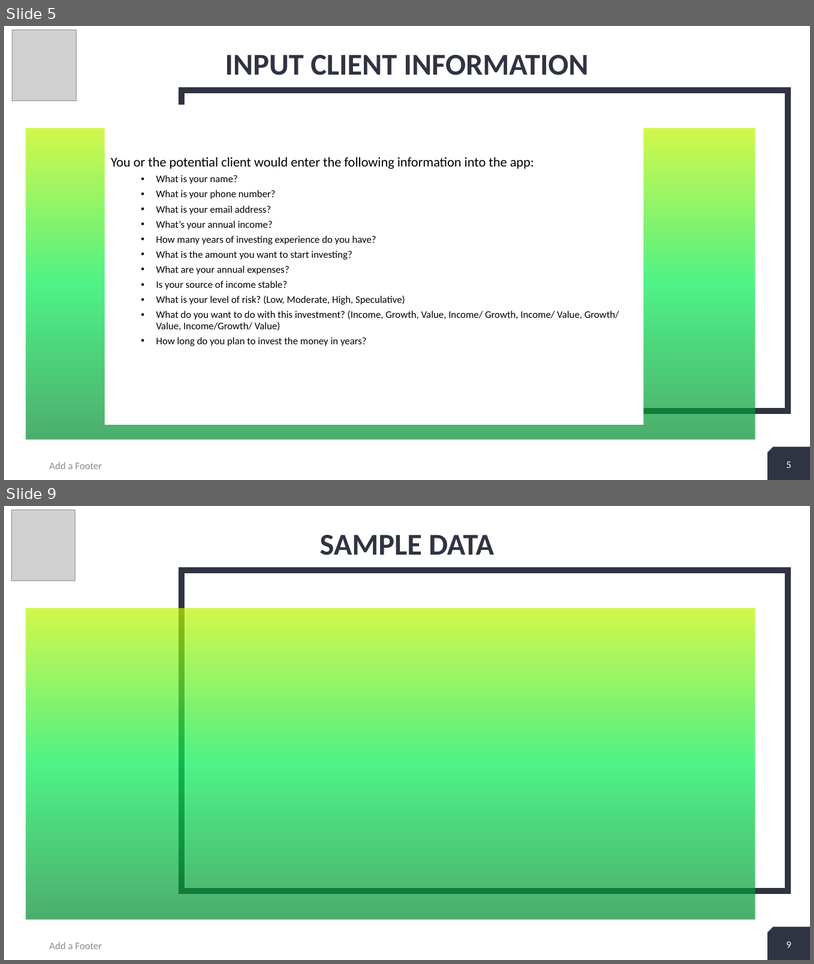
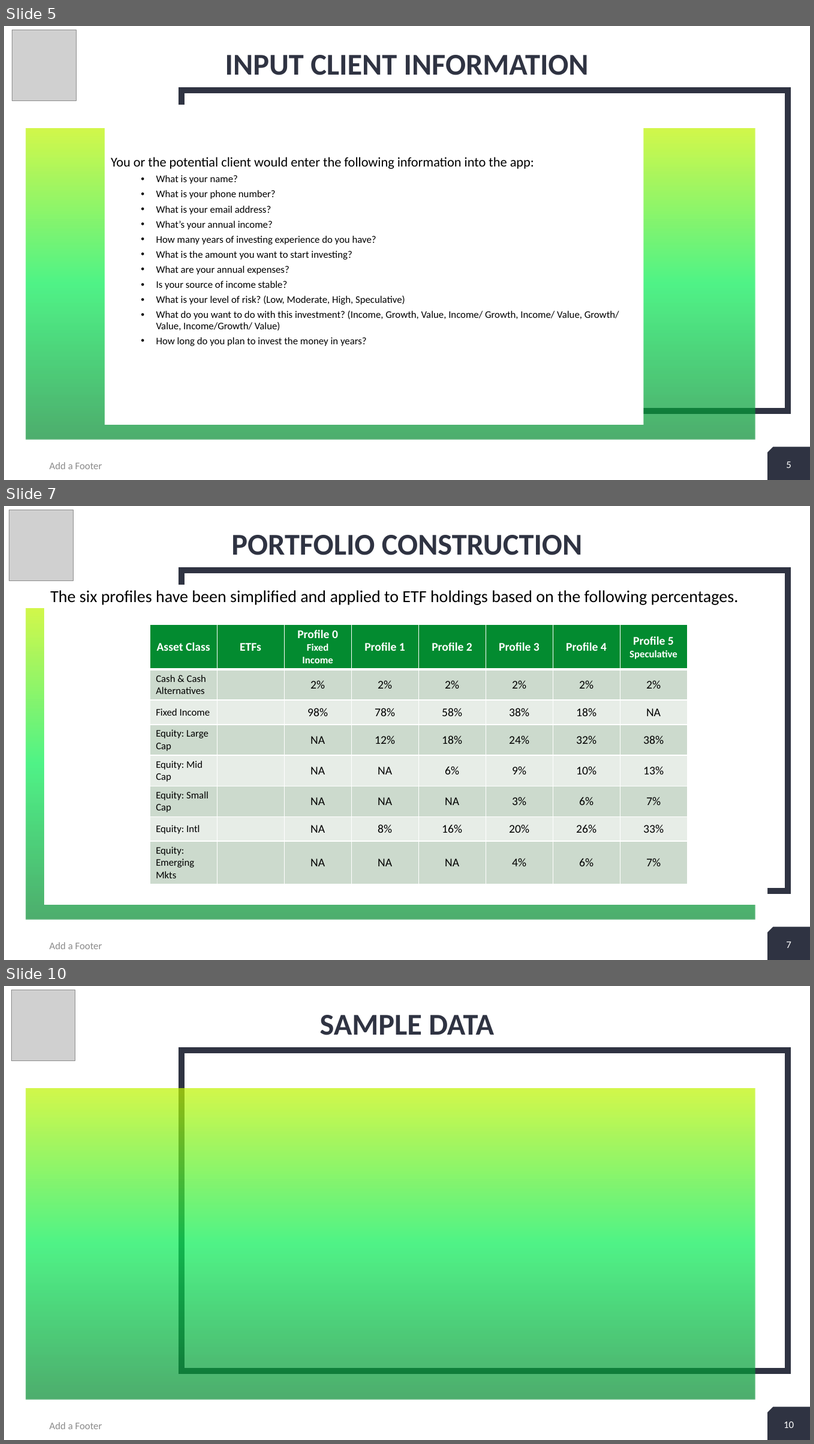
Before and after one commit to Kgross2/portfolio_suitability_app, a slide deck: Project 1 presentation.pptx. Shown one above the other, each under a label of ours: slides 5 and 9 before the commit, slides 5, 7 and 10 after it; the slides between them are not shown. The pictures are 814x964 and 814x1444 pixels, drawn with LibreOffice and Linux fonts; fonts in the diff are those of the drawing; grey boxes stand for pictures. Boxes give left, top, right and bottom in pixels: in the first picture for what was removed or moved away, otherwise in the second. Text is boxed around its words. In the diff, an @@ line names an element or a change of style, - is before the commit and + after.

Commit message:
PPT with portfolio table

```diff
--- a/Project 1 presentation.pptx
+++ b/Project 1 presentation.pptx
@@ slide 7 added at (4, 506, 810, 960), background #FFFFFF; not listed: 4 template elements that a slide beside it also shows @@
@@ picture added at (9, 510, 73, 581) @@
@@ title added at (231, 535, 582, 555), 36 pt, text #2F3342, bold @@
+PORTFOLIO CONSTRUCTION
@@ text added at (45, 585, 768, 904), fill #FFFFFF, 20 pt, text #000000 @@
+The six profiles have been simplified and applied to ETF holdings based on the following percentages.
@@ table added at (150, 625, 687, 881), 8 rows, 8 columns @@
+Asset Class | ETFs | Profile 0 / Fixed Income | Profile 1 | Profile 2 | Profile 3 | Profile 4 | Profile 5 / Speculative
+Cash & Cash Alternatives |  | 2% | 2% | 2% | 2% | 2% | 2%
+Fixed Income |  | 98% | 78% | 58% | 38% | 18% | NA
+Equity: Large Cap |  | NA | 12% | 18% | 24% | 32% | 38%
+Equity: Mid Cap |  | NA | NA | 6% | 9% | 10% | 13%
+Equity: Small Cap |  | NA | NA | NA | 3% | 6% | 7%
+Equity: Intl |  | NA | 8% | 16% | 20% | 26% | 33%
+Equity: Emerging Mkts |  | NA | NA | NA | 4% | 6% | 7%
@@ text added at (50, 942, 102, 949), 12 pt, text #8C8C8C @@
+Add a Footer
@@ page number added at (786, 941, 791, 948), 12 pt, text #FFFFFF @@
+7
@@ what was slide 9 is now slide 10 @@
@@ page number at (781, 1422, 791, 1428): text changed @@
-9
+10
@@ page number at (784, 1421, 794, 1428): text changed @@
-9
+10
```
Also in this commit, not shown: 5 slides changed.
